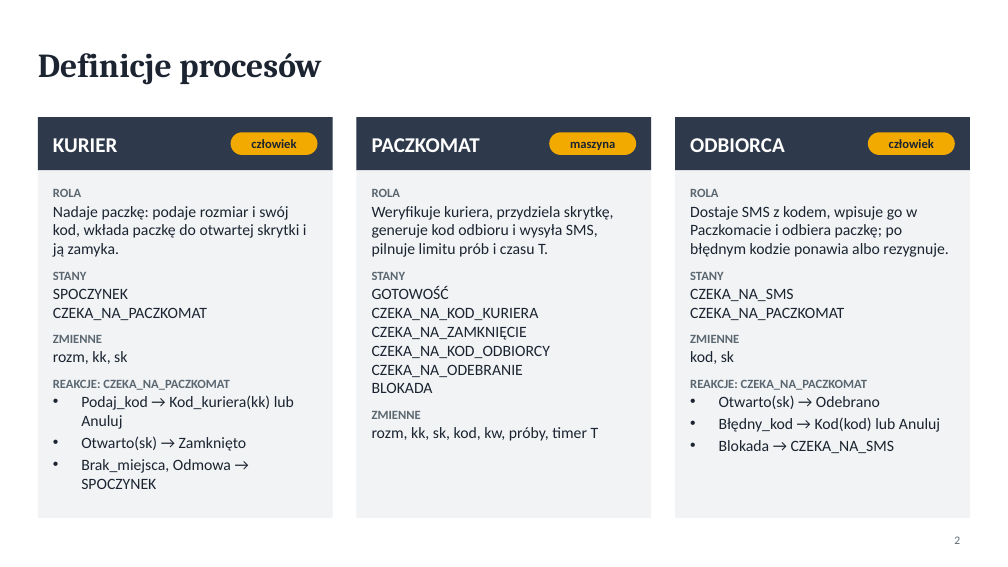
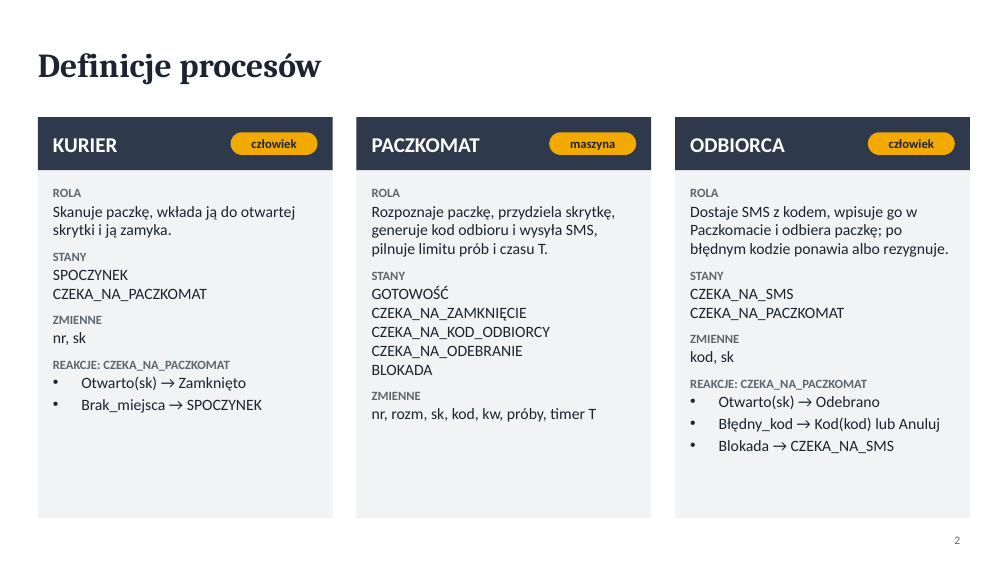
Before and after one commit to al3m1x/com-soft-for-internet-of-things, a slide deck: slide 2 of project/parcel-locker-protocol.pptx. Drawn at 1008x567 pixels with LibreOffice and Linux fonts; fonts in the diff are those of the drawing. Boxes give left, top, right and bottom in pixels: in the first picture for what was removed or moved away, otherwise in the second. Text is boxed around its words. In the diff, an @@ line names an element or a change of style, - is before the commit and + after.

```diff
--- a/project/parcel-locker-protocol.pptx
+++ b/project/parcel-locker-protocol.pptx
@@ text at <box>53,206,295,238</box>: text changed @@
-Nadaje paczkę: podaje rozmiar i swój kod, wkłada paczkę do otwartej skrytki i ją zamyka.
+Skanuje paczkę, wkłada ją do otwartej skrytki i ją zamyka.
@@ text at <box>372,206,616,257</box>: text changed @@
-Weryfikuje kuriera, przydziela skrytkę, generuje kod odbioru i wysyła SMS, pilnuje limitu prób i czasu T.
+Rozpoznaje paczkę, przydziela skrytkę, generuje kod odbioru i wysyła SMS, pilnuje limitu prób i czasu T.
@@ text at <box>372,307,539,320</box>: paragraph removed @@
-CZEKA_NA_KOD_KURIERA
@@ text at <box>53,332,86,345</box>: text changed @@
-rozm, kk, sk
+nr, sk
@@ text at <box>81,395,294,429</box>: paragraph removed @@
-• Podaj_kod → Kod_kuriera(kk) lub Anuluj
@@ text at <box>81,399,262,413</box>: text changed @@
-• Brak_miejsca, Odmowa → SPOCZYNEK
+• Brak_miejsca → SPOCZYNEK
@@ text at <box>372,408,597,422</box>: text changed @@
-rozm, kk, sk, kod, kw, próby, timer T
+nr, rozm, sk, kod, kw, próby, timer T
```
Also in this commit, not shown: 1 other slide changed, 10 other files.
